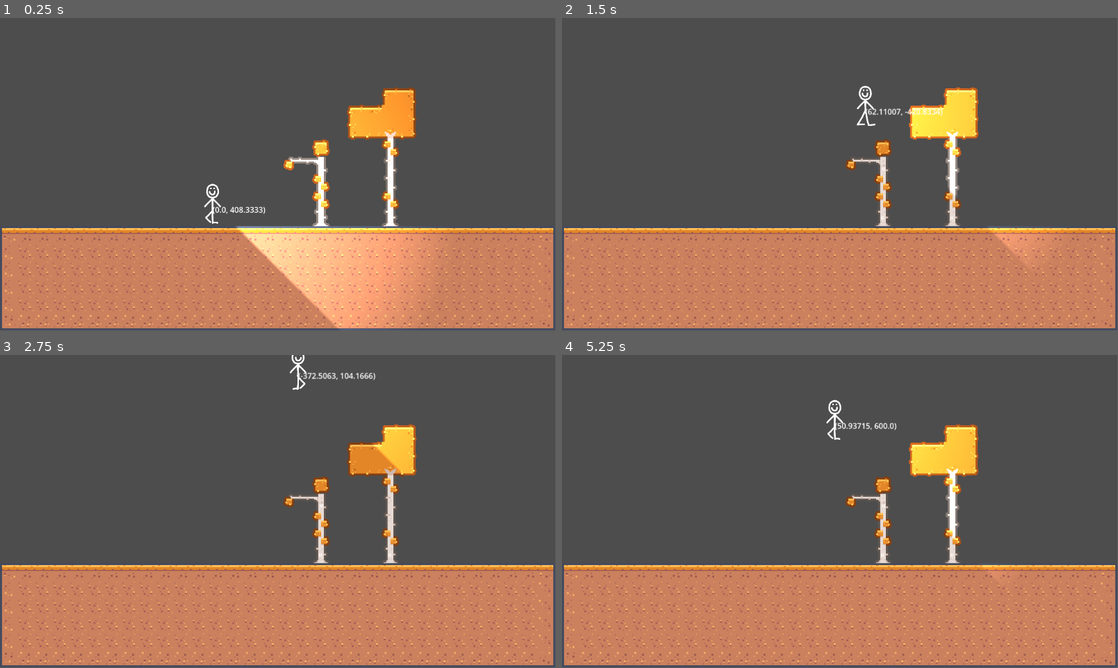
Above: before the commit, frames 1-4 (two rows, left to right).
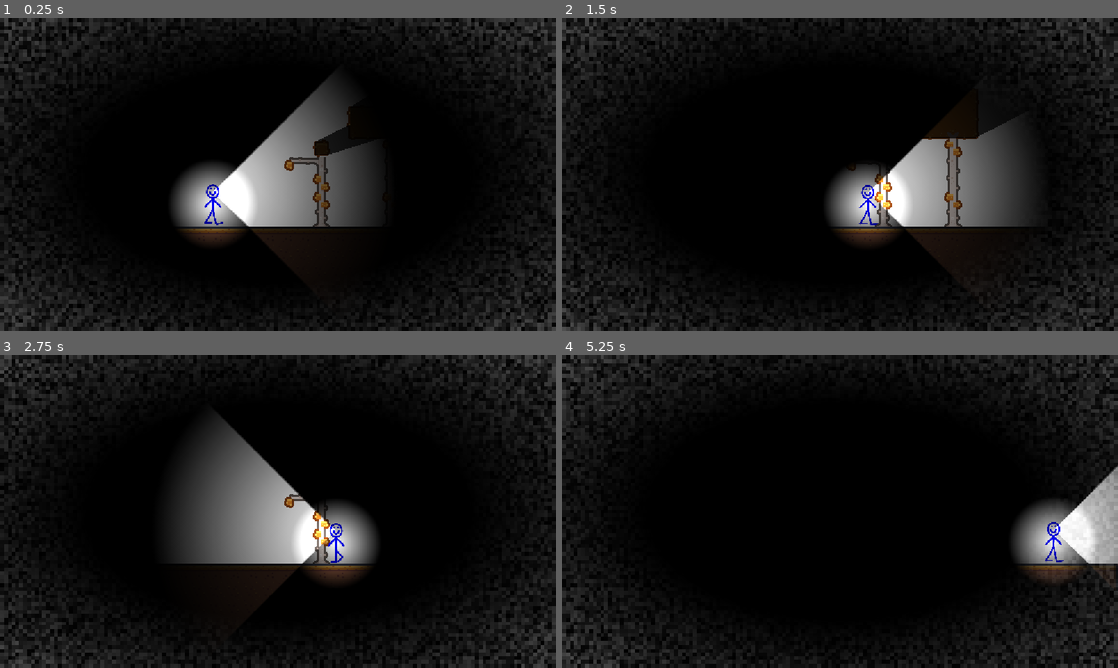
Above: after the commit, the same moments.

Repository: Emarald64/spooky
Game: Godot game, scene res://scenes/main.tscn
The game is run twice, just before and just after one commit, with the same random seed, the same clock (stepped at 60 frames per second) and the same inputs.
Inputs:
- Up to frame 1 (0.25 s): no input
- Up to frame 2 (1.5 s): hold D (move_right) from 0.53 s (still down); tap S (look_down, bound only after the commit) at 0.6 s; tap Space (jump) at 0.77 s; tap W (look_up, bound only after the commit) at 0.8, 1.35 s
- Up to frame 3 (2.75 s): tap Space (jump) at 1.52 s; tap S (look_down, bound only after the commit) at 1.55, 2.1 s; release D (move_right) at 2.03 s; hold A (move_left) from 2.03 s (still down); tap W (look_up, bound only after the commit) at 2.3 s
- Up to frame 4 (5.25 s): release A (move_left) at 2.78 s; hold D (move_right) 2.78-4.28 s; tap W (look_up, bound only after the commit) at 2.85, 3.8, 4.35 s; tap Space (jump) at 3.02, 3.77, 4.52 s; tap S (look_down, bound only after the commit) at 3.05, 3.6, 4.55, 5.1 s; hold A (move_left) 4.28-5.03 s; hold D (move_right) from 5.03 s (still down)
In our replay, the window is 799x449 before the commit and 800x450 after it. These sizes can differ from the game's own. Grey fills any space a smaller window leaves; there, only what the larger window draws over its background counts as a difference.

The runs differ from the first frame. In frame 1, 97% of the frame differs, in the area x 0-100%, y 0-100%; in frame 2, 97%; in frame 3, 96%; in frame 4, 99%.

Commit message:
Improved lighting

Diff:
--- a/project.godot
+++ b/project.godot
@@ -15,6 +15,10 @@
 config/features=PackedStringArray("4.5", "GL Compatibility")
 config/icon="res://icon.svg"
 
+[display]
+
+window/stretch/mode="canvas_items"
+
 [editor]
 
 version_control/plugin_name="GitPlugin"
@@ -29,8 +33,6 @@
 jump={
 "deadzone": 0.2,
 "events": [Object(InputEventKey,"resource_local_to_scene":false,"resource_name":"","device":-1,"window_id":0,"alt_press …(191 unchanged characters)…
-, Object(InputEventKey,"resource_local_to_scene":false,"resource_name":"","device":-1,"window_id":0,"alt_pressed":false,"shift_pressed":false,"ctrl_pressed":false,"meta_pressed":false,"pressed":false,"keycode":0,"physical_keycode":4194320,"key_label":0,"unicode":0,"location":0,"echo":false,"script":null)
-, Object(InputEventKey,"resource_local_to_scene":false,"resource_name":"","device":-1,"window_id":0,"alt_pressed":false,"shift_pressed":false,"ctrl_pressed":false,"meta_pressed":false,"pressed":false,"keycode":0,"physical_keycode":87,"key_label":0,"unicode":119,"location":0,"echo":false,"script":null)
 ]
 }
 move_left={
@@ -50,6 +52,18 @@
 "events": [Object(InputEventKey,"resource_local_to_scene":false,"resource_name":"","device":-1,"window_id":0,"alt_press …(192 unchanged characters)…
 ]
 }
+look_up={
+"deadzone": 0.2,
+"events": [Object(InputEventKey,"resource_local_to_scene":false,"resource_name":"","device":-1,"window_id":0,"alt_pressed":false,"shift_pressed":false,"ctrl_pressed":false,"meta_pressed":false,"pressed":false,"keycode":0,"physical_keycode":87,"key_label":0,"unicode":119,"location":0,"echo":false,"script":null)
+, Object(InputEventKey,"resource_local_to_scene":false,"resource_name":"","device":-1,"window_id":0,"alt_pressed":false,"shift_pressed":false,"ctrl_pressed":false,"meta_pressed":false,"pressed":false,"keycode":0,"physical_keycode":4194320,"key_label":0,"unicode":0,"location":0,"echo":false,"script":null)
+]
+}
+look_down={
+"deadzone": 0.2,
+"events": [Object(InputEventKey,"resource_local_to_scene":false,"resource_name":"","device":-1,"window_id":0,"alt_pressed":false,"shift_pressed":false,"ctrl_pressed":false,"meta_pressed":false,"pressed":false,"keycode":0,"physical_keycode":83,"key_label":0,"unicode":115,"location":0,"echo":false,"script":null)
+, Object(InputEventKey,"resource_local_to_scene":false,"resource_name":"","device":-1,"window_id":0,"alt_pressed":false,"shift_pressed":false,"ctrl_pressed":false,"meta_pressed":false,"pressed":false,"keycode":0,"physical_keycode":4194322,"key_label":0,"unicode":0,"location":0,"echo":false,"script":null)
+]
+}
 
 [physics]
 
--- a/scenes/main.tscn
+++ b/scenes/main.tscn
@@ -1,10 +1,52 @@
-[gd_scene load_steps=14 format=4 uid="uid://7mpm7e3hccsl"]
+[gd_scene load_steps=28 format=4 uid="uid://7mpm7e3hccsl"]
 
 [ext_resource type="Texture2D" uid="uid://bmxj1wlg48v60" path="res://assets/kenney_pixel-platformer-farm-expansion.png" id="1_0wfyh"]
 [ext_resource type="Texture2D" uid="uid://dy1nbkg26876f" path="res://assets/kenney_pixel-platformer.png" id="2_sugp2"]
 [ext_resource type="Texture2D" uid="uid://d4hbm4hftlwbi" path="res://assets/tombstone.png" id="3_jyhfs"]
 [ext_resource type="Script" uid="uid://c12wop8unodi2" path="res://scenes/static_overlay.gd" id="3_sugp2"]
 [ext_resource type="PackedScene" uid="uid://c8njtr1dfwh17" path="res://scenes/player.tscn" id="4_tbgi4"]
+
+[sub_resource type="OccluderPolygon2D" id="OccluderPolygon2D_muem4"]
+polygon = PackedVector2Array(-9, -9, 9, -9, 9, 9, -9, 9)
+
+[sub_resource type="OccluderPolygon2D" id="OccluderPolygon2D_dp3eg"]
+polygon = PackedVector2Array(-9, -9, 9, -9, 9, 9, -9, 9)
+
+[sub_resource type="OccluderPolygon2D" id="OccluderPolygon2D_jkv2x"]
+polygon = PackedVector2Array(-6.75, -6.75, 6.75, -6.75, 6.75, 6.75, -6.75, 6.75)
+
+[sub_resource type="OccluderPolygon2D" id="OccluderPolygon2D_tefeu"]
+polygon = PackedVector2Array(-6.75, -6.75, 6.75, -6.75, 6.75, 9, -6.75, 9)
+
+[sub_resource type="OccluderPolygon2D" id="OccluderPolygon2D_tbgi4"]
+polygon = PackedVector2Array(-9, -9, 9, -9, 9, 9, -9, 9)
+
+[sub_resource type="OccluderPolygon2D" id="OccluderPolygon2D_o6xl0"]
+polygon = PackedVector2Array(-6.75, -6.75, 9, -6.75, 9, 9, -6.75, 9)
+
+[sub_resource type="OccluderPolygon2D" id="OccluderPolygon2D_tipki"]
+polygon = PackedVector2Array(-6.75, -9, 9, -9, 9, 9, -6.75, 9)
+
+[sub_resource type="OccluderPolygon2D" id="OccluderPolygon2D_85g3d"]
+polygon = PackedVector2Array(-6.75, -9, 9, -9, 9, 6.75, -6.75, 6.75)
+
+[sub_resource type="OccluderPolygon2D" id="OccluderPolygon2D_jbj1t"]
+polygon = PackedVector2Array(-9, -9, 9, -9, 9, 6.75, -9, 6.75)
+
+[sub_resource type="OccluderPolygon2D" id="OccluderPolygon2D_choun"]
+polygon = PackedVector2Array(-9, -6.75, 9, -6.75, 9, 9, -9, 9)
+
+[sub_resource type="OccluderPolygon2D" id="OccluderPolygon2D_ya4ey"]
+polygon = PackedVector2Array(-9, -9, 9, -9, 9, 6.75, -9, 6.75)
+
+[sub_resource type="OccluderPolygon2D" id="OccluderPolygon2D_eb6dy"]
+polygon = PackedVector2Array(-9, -6.75, 6.75, -6.75, 6.75, 9, -9, 9)
+
+[sub_resource type="OccluderPolygon2D" id="OccluderPolygon2D_trceg"]
+polygon = PackedVector2Array(-9, -9, 6.75, -9, 6.75, 9, -9, 9)
+
+[sub_resource type="OccluderPolygon2D" id="OccluderPolygon2D_a8y0u"]
+polygon = PackedVector2Array(-9, -9, 6.75, -9, 6.75, 6.75, -9, 6.75)
 
 [sub_resource type="TileSetAtlasSource" id="TileSetAtlasSource_jyhfs"]
 texture = ExtResource("1_0wfyh")
@@ -14,26 +56,31 @@
 0:0/0 = 0
 0:0/0/terrain_set = 0
 0:0/0/terrain = 0
+0:0/0/occlusion_layer_0/polygon_0/polygon = SubResource("OccluderPolygon2D_muem4")
 0:0/0/physics_layer_0/polygon_0/points = PackedVector2Array(-9, -9, 9, -9, 9, 9, -9, 9)
 1:0/0 = 0
 1:0/0/terrain_set = 0
 1:0/0/terrain = 0
+1:0/0/occlusion_layer_0/polygon_0/polygon = SubResource("OccluderPolygon2D_muem4")
 1:0/0/physics_layer_0/polygon_0/points = PackedVector2Array(-9, -9, 9, -9, 9, 9, -9, 9)
 1:0/0/terrains_peering_bit/right_side = 0
 2:0/0 = 0
 2:0/0/terrain_set = 0
 2:0/0/terrain = 0
+2:0/0/occlusion_layer_0/polygon_0/polygon = SubResource("OccluderPolygon2D_muem4")
 2:0/0/physics_layer_0/polygon_0/points = PackedVector2Array(-9, -9, 9, -9, 9, 9, -9, 9)
 2:0/0/terrains_peering_bit/right_side = 0
 2:0/0/terrains_peering_bit/left_side = 0
 3:0/0 = 0
 3:0/0/terrain_set = 0
 3:0/0/terrain = 0
+3:0/0/occlusion_layer_0/polygon_0/polygon = SubResource("OccluderPolygon2D_muem4")
 3:0/0/physics_layer_0/polygon_0/points = PackedVector2Array(-9, -9, 9, -9, 9, 9, -9, 9)
 3:0/0/terrains_peering_bit/left_side = 0
 3:1/0 = 0
 3:1/0/terrain_set = 0
 3:1/0/terrain = 0
+3:1/0/occlusion_layer_0/polygon_0/polygon = SubResource("OccluderPolygon2D_muem4")
 3:1/0/physics_layer_0/polygon_0/points = PackedVector2Array(-9, -9, 9, -9, 9, 9, -9, 9)
 3:1/0/terrains_peering_bit/bottom_side = 0
 3:1/0/terrains_peering_bit/bottom_left_corner = 0
@@ -41,6 +88,7 @@
 3:2/0 = 0
 3:2/0/terrain_set = 0
 3:2/0/terrain = 0
+3:2/0/occlusion_layer_0/polygon_0/polygon = SubResource("OccluderPolygon2D_muem4")
 3:2/0/physics_layer_0/polygon_0/points = PackedVector2Array(-9, -9, 9, -9, 9, 9, -9, 9)
 3:2/0/terrains_peering_bit/bottom_side = 0
 3:2/0/terrains_peering_bit/bottom_left_corner = 0
@@ -50,6 +98,7 @@
 3:3/0 = 0
 3:3/0/terrain_set = 0
 3:3/0/terrain = 0
+3:3/0/occlusion_layer_0/polygon_0/polygon = SubResource("OccluderPolygon2D_dp3eg")
 3:3/0/physics_layer_0/polygon_0/points = PackedVector2Array(-9, -9, 9, -9, 9, 9, -9, 9)
 3:3/0/terrains_peering_bit/left_side = 0
 3:3/0/terrains_peering_bit/top_left_corner = 0
@@ -57,6 +106,7 @@
 2:3/0 = 0
 2:3/0/terrain_set = 0
 2:3/0/terrain = 0
+2:3/0/occlusion_layer_0/polygon_0/polygon = SubResource("OccluderPolygon2D_dp3eg")
 2:3/0/physics_layer_0/polygon_0/points = PackedVector2Array(-9, -9, 9, -9, 9, 9, -9, 9)
 2:3/0/terrains_peering_bit/right_side = 0
 2:3/0/terrains_peering_bit/left_side = 0
@@ -66,6 +116,7 @@
 1:3/0 = 0
 1:3/0/terrain_set = 0
 1:3/0/terrain = 0
+1:3/0/occlusion_layer_0/polygon_0/polygon = SubResource("OccluderPolygon2D_dp3eg")
 1:3/0/physics_layer_0/polygon_0/points = PackedVector2Array(-9, -9, 9, -9, 9, 9, -9, 9)
 1:3/0/terrains_peering_bit/right_side = 0
 1:3/0/terrains_peering_bit/top_side = 0
@@ -73,22 +124,26 @@
 0:3/0 = 0
 0:3/0/terrain_set = 0
 0:3/0/terrain = 0
+0:3/0/occlusion_layer_0/polygon_0/polygon = SubResource("OccluderPolygon2D_dp3eg")
 0:3/0/physics_layer_0/polygon_0/points = PackedVector2Array(-9, -9, 9, -9, 9, 9, -9, 9)
 0:3/0/terrains_peering_bit/top_side = 0
 0:2/0 = 0
 0:2/0/terrain_set = 0
 0:2/0/terrain = 0
+0:2/0/occlusion_layer_0/polygon_0/polygon = SubResource("OccluderPolygon2D_muem4")
 0:2/0/physics_layer_0/polygon_0/points = PackedVector2Array(-9, -9, 9, -9, 9, 9, -9, 9)
 0:2/0/terrains_peering_bit/bottom_side = 0
 0:2/0/terrains_peering_bit/top_side = 0
 0:1/0 = 0
 0:1/0/terrain_set = 0
 0:1/0/terrain = 0
+0:1/0/occlusion_layer_0/polygon_0/polygon = SubResource("OccluderPolygon2D_muem4")
 0:1/0/physics_layer_0/polygon_0/points = PackedVector2Array(-9, -9, 9, -9, 9, 9, -9, 9)
 0:1/0/terrains_peering_bit/bottom_side = 0
 1:1/0 = 0
 1:1/0/terrain_set = 0
 1:1/0/terrain = 0
+1:1/0/occlusion_layer_0/polygon_0/polygon = SubResource("OccluderPolygon2D_muem4")
 1:1/0/physics_layer_0/polygon_0/points = PackedVector2Array(-9, -9, 9, -9, 9, 9, -9, 9)
 1:1/0/terrains_peering_bit/right_side = 0
 1:1/0/terrains_peering_bit/bottom_right_corner = 0
@@ -96,6 +151,7 @@
 2:1/0 = 0
 2:1/0/terrain_set = 0
 2:1/0/terrain = 0
+2:1/0/occlusion_layer_0/polygon_0/polygon = SubResource("OccluderPolygon2D_muem4")
 2:1/0/physics_layer_0/polygon_0/points = PackedVector2Array(-9, -9, 9, -9, 9, 9, -9, 9)
 2:1/0/terrains_peering_bit/right_side = 0
 2:1/0/terrains_peering_bit/bottom_right_corner = 0
@@ -105,6 +161,7 @@
 2:2/0 = 0
 2:2/0/terrain_set = 0
 2:2/0/terrain = 0
+2:2/0/occlusion_layer_0/polygon_0/polygon = SubResource("OccluderPolygon2D_muem4")
 2:2/0/physics_layer_0/polygon_0/points = PackedVector2Array(-9, -9, 9, -9, 9, 9, -9, 9)
 2:2/0/terrains_peering_bit/right_side = 0
 2:2/0/terrains_peering_bit/bottom_right_corner = 0
@@ -117,6 +174,7 @@
 1:2/0 = 0
 1:2/0/terrain_set = 0
 1:2/0/terrain = 0
+1:2/0/occlusion_layer_0/polygon_0/polygon = SubResource("OccluderPolygon2D_muem4")
 1:2/0/physics_layer_0/polygon_0/points = PackedVector2Array(-9, -9, 9, -9, 9, 9, -9, 9)
 1:2/0/terrains_peering_bit/right_side = 0
 1:2/0/terrains_peering_bit/bottom_right_corner = 0
@@ -136,42 +194,50 @@
 12:0/0 = 0
 12:0/0/terrain_set = 0
 12:0/0/terrain = 1
+12:0/0/occlusion_layer_0/polygon_0/polygon = SubResource("OccluderPolygon2D_jkv2x")
 12:0/0/physics_layer_0/polygon_0/points = PackedVector2Array(-9, -9, 9, -9, 9, 9, -9, 9)
 12:1/0 = 0
 12:1/0/terrain_set = 0
 12:1/0/terrain = 1
+12:1/0/occlusion_layer_0/polygon_0/polygon = SubResource("OccluderPolygon2D_tefeu")
 12:1/0/physics_layer_0/polygon_0/points = PackedVector2Array(-9, -9, 9, -9, 9, 9, -9, 9)
 12:1/0/terrains_peering_bit/bottom_side = 1
 12:2/0 = 0
 12:2/0/terrain_set = 0
 12:2/0/terrain = 1
+12:2/0/occlusion_layer_0/polygon_0/polygon = SubResource("OccluderPolygon2D_tbgi4")
 12:2/0/physics_layer_0/polygon_0/points = PackedVector2Array(-9, -9, 9, -9, 9, 9, -9, 9)
 12:2/0/terrains_peering_bit/bottom_side = 1
 12:2/0/terrains_peering_bit/top_side = 1
 12:3/0 = 0
 12:3/0/terrain_set = 0
 12:3/0/terrain = 1
+12:3/0/occlusion_layer_0/polygon_0/polygon = SubResource("OccluderPolygon2D_tbgi4")
 12:3/0/physics_layer_0/polygon_0/points = PackedVector2Array(-9, -9, 9, -9, 9, 9, -9, 9)
 12:3/0/terrains_peering_bit/top_side = 1
 13:3/0 = 0
 13:3/0/terrain_set = 0
 13:3/0/terrain = 1
+13:3/0/occlusion_layer_0/polygon_0/polygon = SubResource("OccluderPolygon2D_tbgi4")
 13:3/0/physics_layer_0/polygon_0/points = PackedVector2Array(-9, -9, 9, -9, 9, 9, -9, 9)
 13:3/0/terrains_peering_bit/right_side = 1
 14:3/0 = 0
 14:3/0/terrain_set = 0
 14:3/0/terrain = 1
+14:3/0/occlusion_layer_0/polygon_0/polygon = SubResource("OccluderPolygon2D_tbgi4")
 14:3/0/physics_layer_0/polygon_0/points = PackedVector2Array(-9, -9, 9, -9, 9, 9, -9, 9)
 14:3/0/terrains_peering_bit/right_side = 1
 14:3/0/terrains_peering_bit/left_side = 1
 15:3/0 = 0
 15:3/0/terrain_set = 0
 15:3/0/terrain = 1
+15:3/0/occlusion_layer_0/polygon_0/polygon = SubResource("OccluderPolygon2D_tbgi4")
 15:3/0/physics_layer_0/polygon_0/points = PackedVector2Array(-9, -9, 9, -9, 9, 9, -9, 9)
 15:3/0/terrains_peering_bit/left_side = 1
 15:2/0 = 0
 15:2/0/terrain_set = 0
 15:2/0/terrain = 1
+15:2/0/occlusion_layer_0/polygon_0/polygon = SubResource("OccluderPolygon2D_a8y0u")
 15:2/0/physics_layer_0/polygon_0/points = PackedVector2Array(-9, -9, 9, -9, 9, 9, -9, 9)
 15:2/0/terrains_peering_bit/left_side = 1
 15:2/0/terrains_peering_bit/top_left_corner = 1
@@ -179,6 +245,7 @@
 14:2/0 = 0
 14:2/0/terrain_set = 0
 14:2/0/terrain = 1
+14:2/0/occlusion_layer_0/polygon_0/polygon = SubResource("OccluderPolygon2D_ya4ey")
 14:2/0/physics_layer_0/polygon_0/points = PackedVector2Array(-9, -9, 9, -9, 9, 9, -9, 9)
 14:2/0/terrains_peering_bit/right_side = 1
 14:2/0/terrains_peering_bit/left_side = 1
@@ -188,6 +255,7 @@
 13:2/0 = 0
 13:2/0/terrain_set = 0
 13:2/0/terrain = 1
+13:2/0/occlusion_layer_0/polygon_0/polygon = SubResource("OccluderPolygon2D_85g3d")
 13:2/0/physics_layer_0/polygon_0/points = PackedVector2Array(-9, -9, 9, -9, 9, 9, -9, 9)
 13:2/0/terrains_peering_bit/right_side = 1
 13:2/0/terrains_peering_bit/top_side = 1
@@ -195,6 +263,7 @@
 13:1/0 = 0
 13:1/0/terrain_set = 0
 13:1/0/terrain = 1
+13:1/0/occlusion_layer_0/polygon_0/polygon = SubResource("OccluderPolygon2D_tipki")
 13:1/0/physics_layer_0/polygon_0/points = PackedVector2Array(-9, -9, 9, -9, 9, 9, -9, 9)
 13:1/0/terrains_peering_bit/right_side = 1
 13:1/0/terrains_peering_bit/bottom_right_corner = 1
@@ -204,6 +273,7 @@
 13:0/0 = 0
 13:0/0/terrain_set = 0
 13:0/0/terrain = 1
+13:0/0/occlusion_layer_0/polygon_0/polygon = SubResource("OccluderPolygon2D_o6xl0")
 13:0/0/physics_layer_0/polygon_0/points = PackedVector2Array(-9, -9, 9, -9, 9, 9, -9, 9)
 13:0/0/terrains_peering_bit/right_side = 1
 13:0/0/terrains_peering_bit/bottom_right_corner = 1
@@ -211,6 +281,7 @@
 14:1/0 = 0
 14:1/0/terrain_set = 0
 14:1/0/terrain = 1
+14:1/0/occlusion_layer_0/polygon_0/polygon = SubResource("OccluderPolygon2D_tbgi4")
 14:1/0/physics_layer_0/polygon_0/points = PackedVector2Array(-9, -9, 9, -9, 9, 9, -9, 9)
 14:1/0/terrains_peering_bit/right_side = 1
 14:1/0/terrains_peering_bit/bottom_right_corner = 1
@@ -223,6 +294,7 @@
 15:1/0 = 0
 15:1/0/terrain_set = 0
 15:1/0/terrain = 1
+15:1/0/occlusion_layer_0/polygon_0/polygon = SubResource("OccluderPolygon2D_trceg")
 15:1/0/physics_layer_0/polygon_0/points = PackedVector2Array(-9, -9, 9, -9, 9, 9, -9, 9)
 15:1/0/terrains_peering_bit/bottom_side = 1
 15:1/0/terrains_peering_bit/bottom_left_corner = 1
@@ -232,6 +304,7 @@
 15:0/0 = 0
 15:0/0/terrain_set = 0
 15:0/0/terrain = 1
+15:0/0/occlusion_layer_0/polygon_0/polygon = SubResource("OccluderPolygon2D_eb6dy")
 15:0/0/physics_layer_0/polygon_0/points = PackedVector2Array(-9, -9, 9, -9, 9, 9, -9, 9)
 15:0/0/terrains_peering_bit/bottom_side = 1
 15:0/0/terrains_peering_bit/bottom_left_corner = 1
@@ -239,6 +312,7 @@
 14:0/0 = 0
 14:0/0/terrain_set = 0
 14:0/0/terrain = 1
+14:0/0/occlusion_layer_0/polygon_0/polygon = SubResource("OccluderPolygon2D_choun")
 14:0/0/physics_layer_0/polygon_0/points = PackedVector2Array(-9, -9, 9, -9, 9, 9, -9, 9)
 14:0/0/terrains_peering_bit/right_side = 1
 14:0/0/terrains_peering_bit/bottom_right_corner = 1
@@ -248,6 +322,7 @@
 13:4/0 = 0
 13:4/0/terrain_set = 0
 13:4/0/terrain = 1
+13:4/0/occlusion_layer_0/polygon_0/polygon = SubResource("OccluderPolygon2D_jbj1t")
 13:4/0/physics_layer_0/polygon_0/points = PackedVector2Array(-9, -9, 9, -9, 9, 9, -9, 9)
 13:4/0/terrains_peering_bit/right_side = 1
 13:4/0/terrains_peering_bit/bottom_side = 2
@@ -358,6 +433,7 @@
 
 [sub_resource type="TileSet" id="TileSet_tefeu"]
 tile_size = Vector2i(18, 18)
+occlusion_layer_0/light_mask = 1
 physics_layer_0/collision_layer = 1
 terrain_set_0/mode = 0
 terrain_set_0/terrain_0/name = "Fall dirt"
@@ -371,8 +447,8 @@
 sources/2 = SubResource("TileSetAtlasSource_tefeu")
 
 [sub_resource type="Gradient" id="Gradient_jyhfs"]
-offsets = PackedFloat32Array(0.17167917, 0.99048686)
-colors = PackedColorArray(0, 0, 0, 0, 1, 1, 1, 0.5254902)
+offsets = PackedFloat32Array(0.48289737, 0.99048686)
+colors = PackedColorArray(0, 0, 0, 0, 1, 1, 1, 0.32156864)
 
 [sub_resource type="GradientTexture2D" id="GradientTexture2D_tbgi4"]
 gradient = SubResource("Gradient_jyhfs")
@@ -399,12 +475,12 @@
 scale = Vector2(2, 2)
 tile_map_data = PackedByteArray("AAAfABEAAAADAAMAAAAfABAAAAADAAIAAAAfAA8AAAADAAIAAAAfAA4AAAADAAIAAAAfAA0AAAADAAIAAAAfAA …(3344 unchanged characters)…
 tile_set = SubResource("TileSet_tefeu")
+navigation_enabled = false
 
 [node name="player" parent="." instance=ExtResource("4_tbgi4")]
 position = Vector2(441, 335)
 
 [node name="static overlay" type="CanvasLayer" parent="."]
-visible = false
 script = ExtResource("3_sugp2")
 
 [node name="gradient filter" type="Sprite2D" parent="static overlay"]
@@ -417,3 +493,10 @@
 scale = Vector2(8, 8)
 texture = SubResource("NoiseTexture2D_o6xl0")
 centered = false
+
+[node name="CanvasModulate" type="CanvasModulate" parent="."]
+color = Color(0, 0, 0, 1)
+
+[node name="Polygon2D" type="Polygon2D" parent="."]
+z_index = -100
+polygon = PackedVector2Array(0, 0, 1152, 0, 1152, 648, 0, 647)
--- a/scenes/player.gd
+++ b/scenes/player.gd
@@ -16,6 +16,9 @@
 var animating:=false
 
 
+func  _process(_delta: float) -> void:
+	$Flashlights.rotation=(Input.get_axis("look_up","look_down")*PI/4)
+
 func _physics_process(delta: float) -> void:
 	if Input.is_action_just_pressed("reset") and not animating:
 		respawn()
@@ -24,6 +27,8 @@
 	if not is_on_floor():
 		#if $AnimatedSprite2D.frame==0 or jumpTime<maxJumpTime:$AnimatedSprite2D.frame=2
 		velocity += get_gravity() * delta
+		$AnimatedSprite2D.stop()
+		$AnimatedSprite2D.frame=0
 		if not started_timer:
 			$coyoteTimer.start()
 			started_timer=true
@@ -31,7 +36,7 @@
 		#$AnimatedSprite2D.frame=0
 		if velocity.x!=0:
 			$AnimatedSprite2D.play()
-			$AnimatedSprite2D.speed_scale=absf(velocity.x/300)
+			$AnimatedSprite2D.speed_scale=absf(velocity.x/200)
 		else:
 			$AnimatedSprite2D.stop()
 			$AnimatedSprite2D.frame=0
@@ -67,14 +72,19 @@
 		var direction := Input.get_axis("move_left", "move_right")
 		if direction:
 			$AnimatedSprite2D.scale.x=spriteXScale*signf(direction)
+			$Flashlights.scale.x=signf(direction)
 			velocity.x+=direction*ACCEL*delta*(1 if signf(velocity.x)==signf(direction) else 2)
 		else:
 			velocity.x-=minf(ACCEL*2*delta,abs(velocity.x))*signf(velocity.x)
 		velocity.x*=pow(dampening,delta)
 	else:velocity.x=0
 
-	$Label.text=str(velocity)
+	#$Label.text=str(velocity)
 	move_and_slide()
 
 func respawn()->void:
 	pass
+
+func setFlashlightScale(val:float):
+	get_tree().set_group("flashlight","offset",Vector2.ONE*val*16)
+	get_tree().set_group("flashlight","texture_scale",val)
--- a/scenes/player.tscn
+++ b/scenes/player.tscn
@@ -7,13 +7,6 @@
 
 [sub_resource type="RectangleShape2D" id="RectangleShape2D_dqkch"]
 size = Vector2(42, 84)
-
-[sub_resource type="Gradient" id="Gradient_g2els"]
-colors = PackedColorArray(1, 1, 1, 1, 0, 0, 0, 1)
-
-[sub_resource type="GradientTexture2D" id="GradientTexture2D_qhqgy"]
-gradient = SubResource("Gradient_g2els")
-fill = 1
 
 [sub_resource type="SpriteFrames" id="SpriteFrames_fjrip"]
 animations = [{
@@ -32,19 +25,27 @@
 "speed": 5.0
 }]
 
+[sub_resource type="Gradient" id="Gradient_g2els"]
+colors = PackedColorArray(1, 1, 1, 1, 0, 0, 0, 1)
+
+[sub_resource type="GradientTexture2D" id="GradientTexture2D_qhqgy"]
+gradient = SubResource("Gradient_g2els")
+fill = 1
+
+[sub_resource type="GradientTexture2D" id="GradientTexture2D_dqkch"]
+gradient = SubResource("Gradient_g2els")
+fill = 1
+fill_from = Vector2(0.5, 0.5)
+fill_to = Vector2(0.5, 0)
+
 [node name="player" type="CharacterBody2D"]
 script = ExtResource("1_g2els")
 
 [node name="CollisionShape2D" type="CollisionShape2D" parent="."]
 shape = SubResource("RectangleShape2D_dqkch")
 
-[node name="PointLight2D" type="PointLight2D" parent="."]
-rotation = -0.7853982
-texture = SubResource("GradientTexture2D_qhqgy")
-offset = Vector2(256, 256)
-texture_scale = 8.0
-
 [node name="AnimatedSprite2D" type="AnimatedSprite2D" parent="."]
+modulate = Color(0, 0, 1, 1)
 scale = Vector2(0.33, 0.33)
 sprite_frames = SubResource("SpriteFrames_fjrip")
 autoplay = "default"
@@ -54,6 +55,27 @@
 
 [node name="coyoteTimer" type="Timer" parent="."]
 
-[node name="Label" type="Label" parent="."]
-offset_right = 40.0
-offset_bottom = 23.0
+[node name="Flashlights" type="Node2D" parent="."]
+position = Vector2(0, -26)
+rotation = 0.7853982
+
+[node name="Flashlight Shadows" type="PointLight2D" parent="Flashlights" groups=["flashlight"]]
+rotation = -0.7853982
+scale = Vector2(0.99999994, 0.99999994)
+color = Color(1, 1, 1, 0.72156864)
+shadow_enabled = true
+texture = SubResource("GradientTexture2D_qhqgy")
+offset = Vector2(192, 192)
+texture_scale = 6.0
+
+[node name="Flashlight" type="PointLight2D" parent="Flashlights" groups=["flashlight"]]
+rotation = -0.7853982
+scale = Vector2(0.99999994, 0.99999994)
+color = Color(0.25, 0.25, 0.25, 1)
+texture = SubResource("GradientTexture2D_qhqgy")
+offset = Vector2(192, 192)
+texture_scale = 6.0
+
+[node name="PointLight2D3" type="PointLight2D" parent="."]
+texture = SubResource("GradientTexture2D_dqkch")
+texture_scale = 3.0
Not shown: 1 places in scenes/player.tscn that only renumber resources
